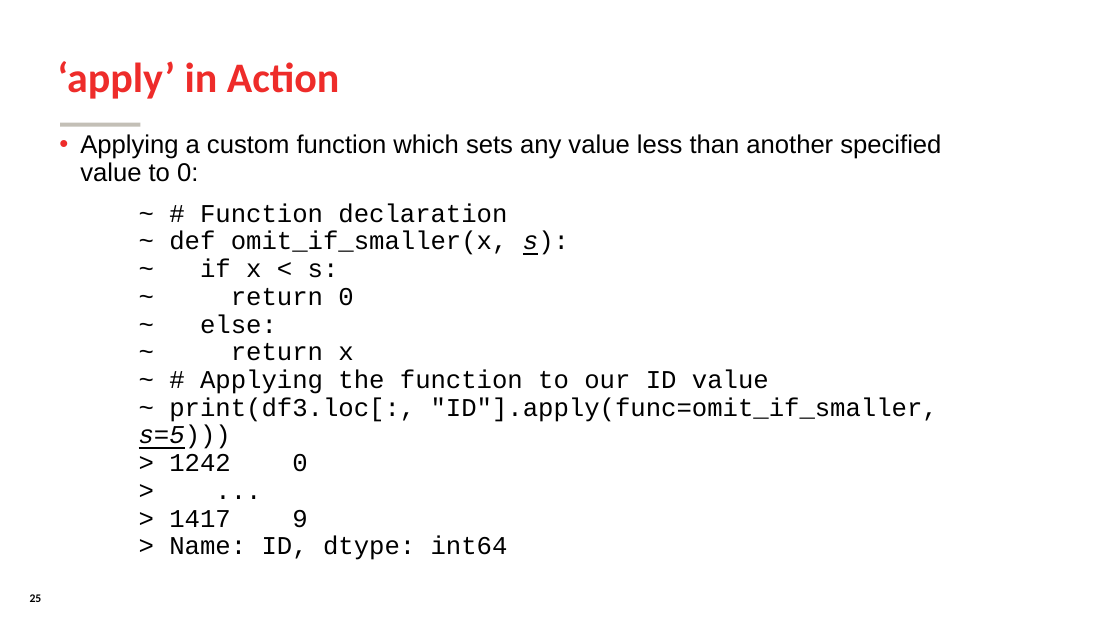
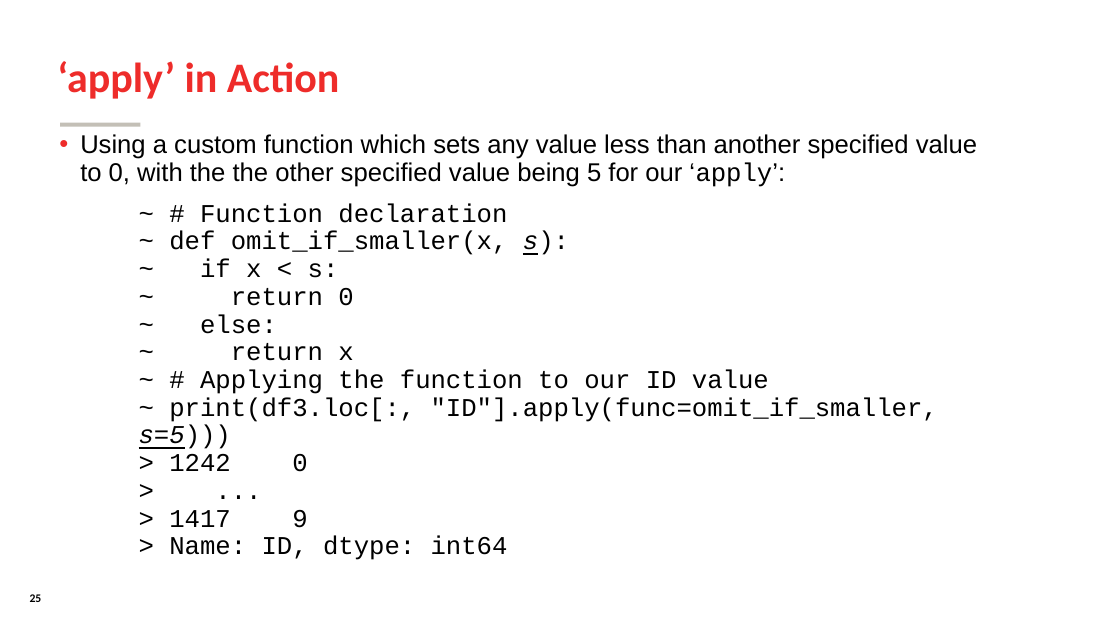
Before and after one commit to SomeoneInParticular/MDPR613_CourseMaterial, a slide deck: slide 25 of PythonCrashCourse/Unit2_DataManagement/Unit2_DataManagement.odp. Drawn at 1120x630 pixels with LibreOffice and Linux fonts; fonts in the diff are those of the drawing; background and template pictures are left out. Boxes give left, top, right and bottom in pixels: in the first picture for what was removed or moved away, otherwise in the second. Text is boxed around its words. In the diff, an @@ line names an element or a change of style, - is before the commit and + after.

```diff
--- a/PythonCrashCourse/Unit2_DataManagement/Unit2_DataManagement.odp
+++ b/PythonCrashCourse/Unit2_DataManagement/Unit2_DataManagement.odp
@@ text at bbox=[80, 134, 977, 187]: text changed @@
-• Applying a custom function which sets any value less than another specified value to 0:
+• Using a custom function which sets any value less than another specified value to 0, with the the other specified value being 5 for our ‘apply’:
```
Also in this commit, not shown: 6 other slides changed, 5 other files.
